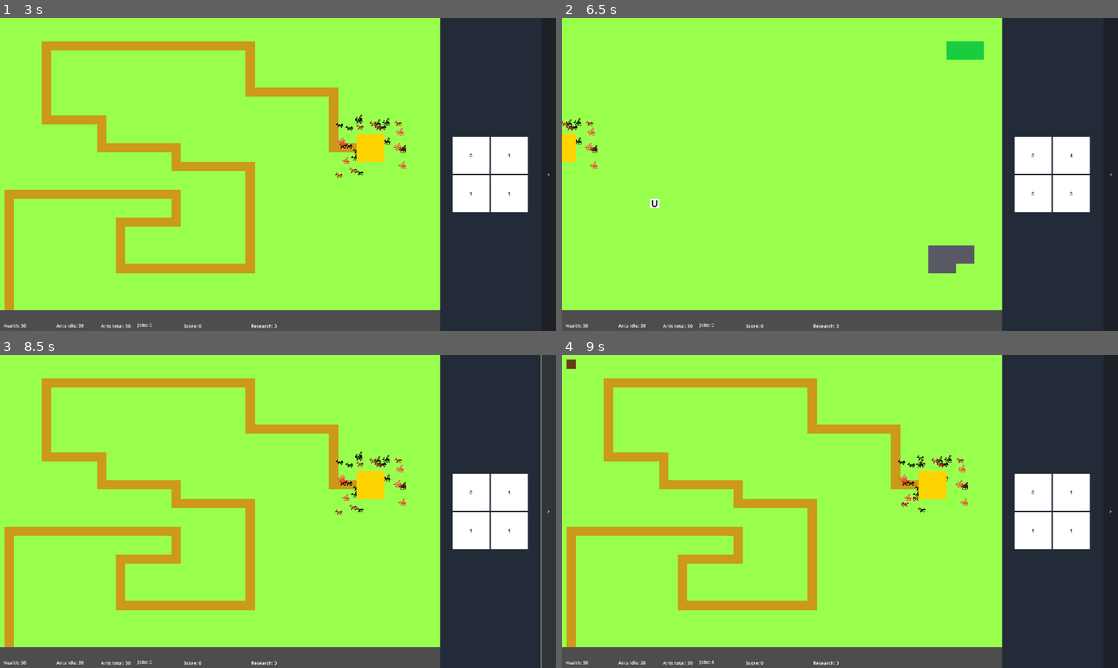
Above: before the commit, frames 1-4 (two rows, left to right).
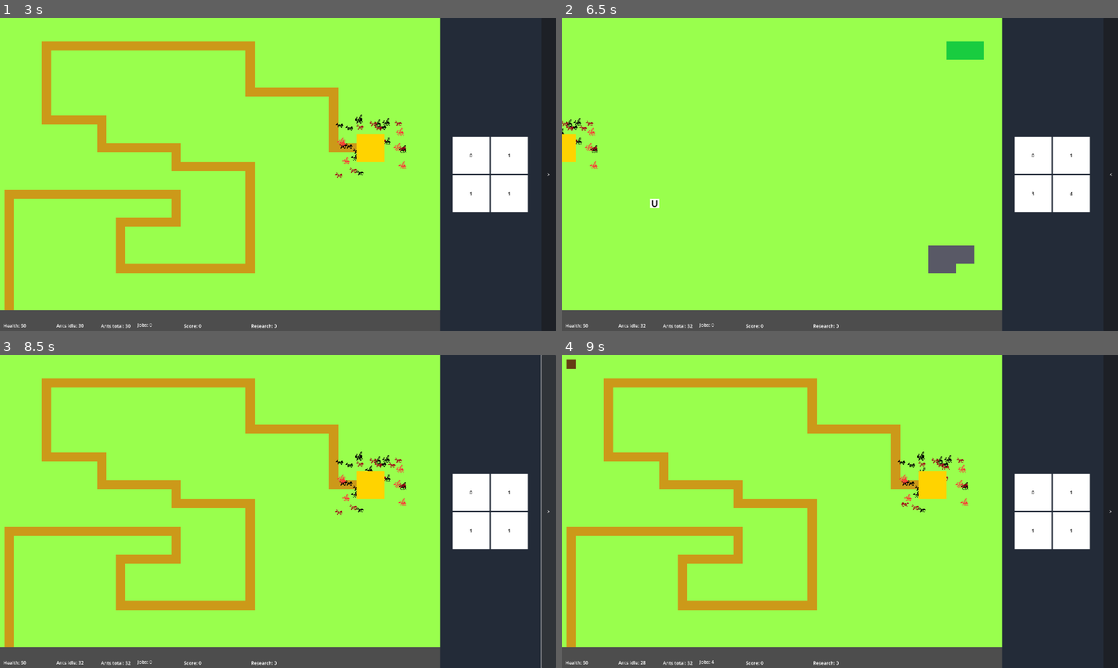
Above: after the commit, the same moments.

Repository: Harrimaga/LD56
Game: Godot game, scene res://Scenes/Main.tscn
Two runs of this game, one before a commit and one after it. Both use one fixed random seed, a clock stepped at 60 frames per second and the inputs below.
Inputs (mouse positions are in pixels of both pictures, inside the frame that each line leads up to):
- Up to frame 1 (3 s): click "Start" at 0.5 s; click "0" at 1.25 s; click "1" at 2 s; click "1" at 2.75 s
- Up to frame 2 (6.5 s): click "1" at 3.5 s; click ">" at 4.25 s; click "4" at 5 s; click "0" at 5.75 s
- Up to frame 3 (8.5 s): click "0" (after the commit: "3") at 6.5 s; click "0" at 7.25 s; click "<" at 8 s
- Up to frame 4 (9 s): click (573, 364) at 8.77 s

Frame 1 is identical in both runs. In frame 2, less than 0.1% of the frame differs, in the area x 0-92%, y 34-100%; in frame 3, less than 0.1%; in frame 4, less than 0.1%, in the area x 14-70%, y 30-100%.

Commit message:
Merge branch 'main' of https://github.com/Harrimaga/LD56
# Conflicts:
#	Scenes/Locations/hive.gd
#	Scenes/map.gd

Diff:
--- a/Core/GameflowManager.gd
+++ b/Core/GameflowManager.gd
@@ -17,6 +17,7 @@
 
 var buildings : Dictionary = {
 	Location.BuildingType.MINE : preload("res://Scenes/Locations/Mine.tscn"),
+	Location.BuildingType.WOOD : preload("res://Scenes/Locations/Wood.tscn"),
 	Location.BuildingType.AMMO : preload("res://Scenes/Locations/AmmoBuilding.tscn"),
 	Location.BuildingType.UNI : preload("res://Scenes/Locations/University.tscn")
 }
--- /dev/null
+++ b/Scenes/Locations/Wood.tscn
@@ -0,0 +1,28 @@
+[gd_scene load_steps=3 format=3 uid="uid://cby8yfvp8p6w5"]
+
+[ext_resource type="Script" path="res://Scenes/Locations/wood.gd" id="1_ghnig"]
+[ext_resource type="Texture2D" uid="uid://fhdxapdf81dj" path="res://Assets/Textures/Pixel.png" id="2_muhev"]
+
+[node name="Wood" type="Node2D"]
+z_index = 1
+script = ExtResource("1_ghnig")
+
+[node name="Sprite2D" type="Sprite2D" parent="."]
+texture = ExtResource("2_muhev")
+
+[node name="Label" type="Label" parent="."]
+offset_left = -7.0
+offset_top = -12.0
+offset_right = 33.0
+offset_bottom = 11.0
+theme_override_colors/font_color = Color(0, 0, 0, 1)
+text = "W"
+
+[node name="RichTextLabel" type="RichTextLabel" parent="."]
+self_modulate = Color(0, 0, 0, 1)
+offset_left = 10.0
+offset_top = -12.0
+offset_right = 169.0
+offset_bottom = 12.0
+bbcode_enabled = true
+text = "Stock: 0"
--- a/Scenes/Locations/ammo_building.gd
+++ b/Scenes/Locations/ammo_building.gd
@@ -13,8 +13,8 @@
 func _ready() -> void:
 	timer = time_per_ammo
 
-	wood_task = TaskManager.add_task(null, self, capacity, -1, false)
-	stone_task = TaskManager.add_task(null, self, capacity, -1, true)
+	wood_task = TaskManager.add_task(null, self, capacity, -1, true)
+	stone_task = TaskManager.add_task(null, self, capacity, -1, false)
 
 	active_tasks = [true, true]
 
@@ -23,10 +23,10 @@
 func destination_action(ant : Ant, delta : float):
 	ant.remove_from_inventory()
 
-	if stockpile[0] > 50:
+	if stockpile[0] >= 50:
 		TaskManager.remove_task(wood_task)
 		active_tasks[0] = false
-	if stockpile[1] > 50:
+	if stockpile[1] >= 50:
 		TaskManager.remove_task(stone_task)
 		active_tasks[1] = false
 
--- a/Scenes/Locations/hive.gd
+++ b/Scenes/Locations/hive.gd
@@ -39,8 +39,8 @@
 # Called every frame. 'delta' is the elapsed time since the previous frame.
 func _process(delta: float) -> void:
 	timer -= delta
-	#if timer <= 0:
-		#var ant : Ant = ant_scenes.pick_random().instantiate()
-		#TaskManager.add_to_pool(ant)
-		#get_parent().get_parent().get_parent().add_child(ant)
-		#timer = spawn_interval
+	if timer <= 0:
+		var ant : Ant = ant_scenes.pick_random().instantiate()
+		TaskManager.add_to_pool(ant)
+		get_parent().get_parent().get_parent().add_child(ant)
+		timer = spawn_interval
--- /dev/null
+++ b/Scenes/Locations/wood.gd
@@ -0,0 +1,28 @@
+extends Location
+
+@onready var stockpile_label : RichTextLabel = $RichTextLabel
+
+var capacity : int = 5
+
+# Called when the node enters the scene tree for the first time.
+func _ready() -> void:
+	add_task()
+	GameflowManager.stockpile_buildings.append(self)
+
+# Called every frame. 'delta' is the elapsed time since the previous frame.
+func _process(delta: float) -> void:
+	stockpile_label.text = "Stock: " + str(stockpile[0])
+
+func destination_action(ant : Ant, delta : float):
+	ant.remove_from_inventory()
+
+func origin_action(ant : Ant, delta : float) -> bool:
+	while ant.add_to_inventory(CarryingResource.new(CarryingResource.ResourceType.WOOD)) and stockpile[0] > 0:
+		stockpile[0] -= 1
+
+	if ant.inventory.size() < ant.inventory_max:
+		return false
+	return true
+
+func add_task():
+	TaskManager.add_task(get_resource_tile(true), self, capacity)
--- a/Scenes/Main.tscn
+++ b/Scenes/Main.tscn
@@ -78,13 +78,15 @@
 
 [node name="BuildingButton2" parent="CanvasLayer/HBoxContainer/Panel/HBoxContainer/BuildingButtons" instance=ExtResource("3_ioc5v")]
 layout_mode = 2
-building_type = 4
+building_type = 1
 
 [node name="BuildingButton3" parent="CanvasLayer/HBoxContainer/Panel/HBoxContainer/BuildingButtons" instance=ExtResource("3_ioc5v")]
 layout_mode = 2
+building_type = 3
 
 [node name="BuildingButton4" parent="CanvasLayer/HBoxContainer/Panel/HBoxContainer/BuildingButtons" instance=ExtResource("3_ioc5v")]
 layout_mode = 2
+building_type = 4
 
 [node name="Button" type="Button" parent="CanvasLayer/HBoxContainer/Panel/HBoxContainer"]
 custom_minimum_size = Vector2(50, 0)
--- a/Scenes/Units/ant.gd
+++ b/Scenes/Units/ant.gd
@@ -32,9 +32,7 @@
 func _process(delta: float) -> void:
 	## Lifespan update
 	if task != null:
-		pass
-		#age -= delta
-	## TODO: Death
+		age -= delta
 
 	if path.size() == 0:
 		if task == null:
